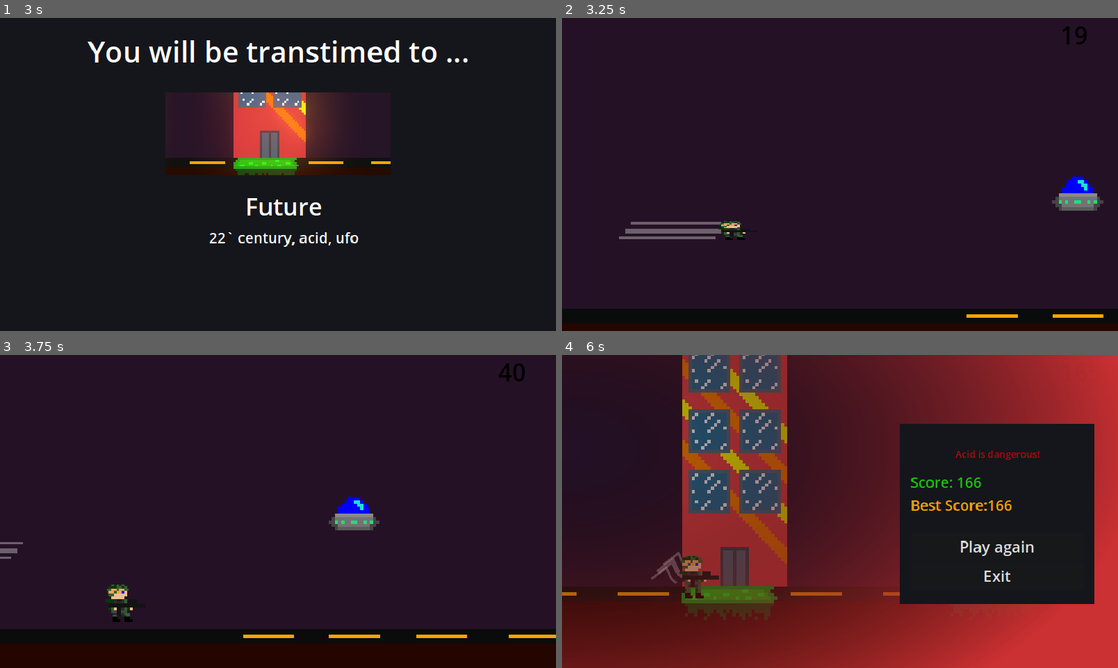
Above: before the commit, frames 1-4 (two rows, left to right).
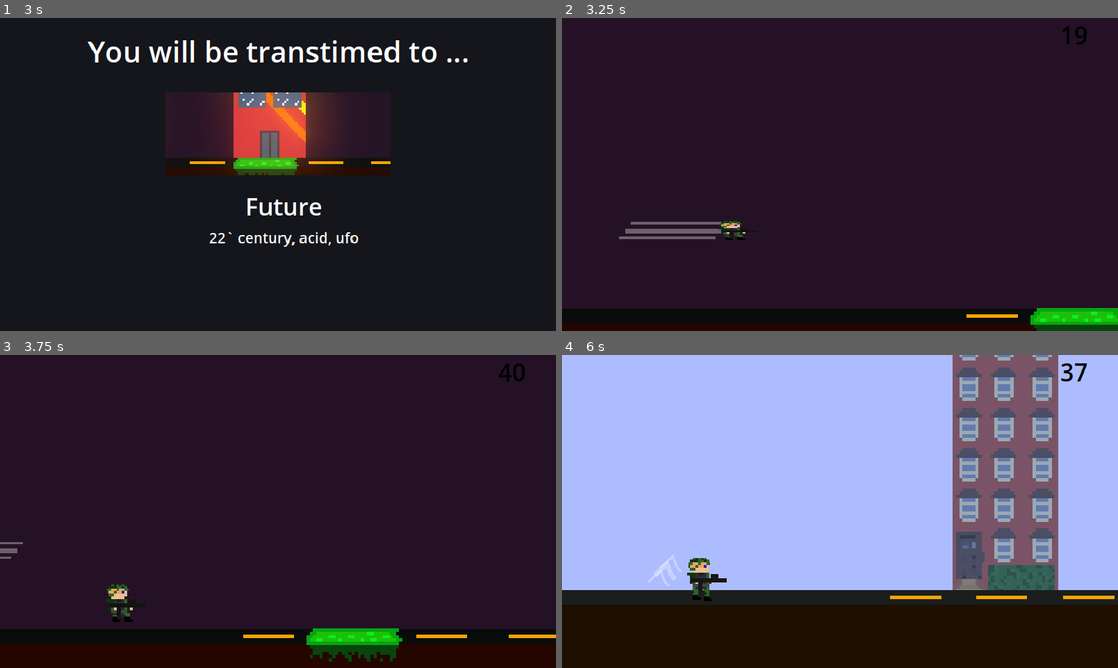
Above: after the commit, the same moments.

Repository: kir-55/Unstable
Game: Godot game, scene res://Scenes/age_travel_machine.tscn
The game is run twice, just before and just after one commit, with the same random seed, the same clock (stepped at 60 frames per second) and the same inputs. This scene is started directly instead of the project's main scene.
Inputs (mouse positions are in pixels of both pictures, inside the frame that each line leads up to):
- Up to frame 1 (3 s): tap Enter at 0.5, 2 s; move the mouse to (400, 158) at 0.52 s; hold Space (up) 0.53-2.03 s; tap Shift (dash) at 0.6, 1.55, 2.1 s; move the mouse to (166, 190) at 1.27 s; tap S (bottom) at 1.35 s; move the mouse to (333, 105) at 2.02 s; tap Space (up) at 2.75 s; move the mouse to (250, 237) at 2.77 s; hold Space (up) from 2.78 s (still down); click (250, 237) at 2.85 s
- Up to frame 2 (3.25 s): keep holding Space (up); tap Shift (dash) at 3.05 s
- Up to frame 3 (3.75 s): keep holding Space (up); move the mouse to (444, 558) at 3.52 s; tap A (stop) at 3.6 s
- Up to frame 4 (6 s): tap Shift (dash) at 3.8, 4.35 s; move the mouse to (673, 464) at 4.27 s; release Space (up) at 4.28 s; tap Space (up) at 4.52 s; click (995, 545) at 5 s, where only the run after the commit has a clickable "Play again"; move the mouse to (867, 511) at 5.77 s; hold Space (up) from 5.78 s (still down); tap S (bottom) at 5.85 s

Frame 1 is identical in both runs. In frame 2, 1.8% of the frame differs, in the area x 84-100%, y 50-100%; in frame 3, 2.1%; in frame 4, 98%, in the area x 0-100%, y 0-100%.

Commit message:
some tweaks

Diff:
--- /dev/null
+++ b/Decorations/Future/house.tres
@@ -0,0 +1,16 @@
+[gd_resource type="Resource" script_class="Decoration" load_steps=3 format=3 uid="uid://c5yelpxafnl1j"]
+
+[ext_resource type="Script" path="res://Scripts/decoration.gd" id="1_3gxi1"]
+[ext_resource type="PackedScene" uid="uid://dm85340u4k466" path="res://Scenes/house_cyberpunk.tscn" id="1_exu4y"]
+
+[resource]
+script = ExtResource("1_3gxi1")
+prefab = ExtResource("1_exu4y")
+spawn_on_center = true
+initial_chance = 100
+chance_to_spawn = 80.0
+chance_multiplyer = 1
+type = 3
+incompatible_with_types = Array[int]([])
+min_scale = 0.0
+max_scale = 0.0
--- /dev/null
+++ b/Decorations/Future/ufo.tres
@@ -0,0 +1,16 @@
+[gd_resource type="Resource" script_class="Decoration" load_steps=3 format=3 uid="uid://dpvkb0rwmnqll"]
+
+[ext_resource type="Script" path="res://Scripts/decoration.gd" id="1_d47c1"]
+[ext_resource type="PackedScene" uid="uid://kxq0jo51lwl4" path="res://Scenes/ufo.tscn" id="1_tsoia"]
+
+[resource]
+script = ExtResource("1_d47c1")
+prefab = ExtResource("1_tsoia")
+spawn_on_center = false
+initial_chance = 100
+chance_to_spawn = 40.0
+chance_multiplyer = 1
+type = 0
+incompatible_with_types = Array[int]([])
+min_scale = 0.0
+max_scale = 0.0
--- /dev/null
+++ b/Decorations/Medieval/hay_wall.tres
@@ -0,0 +1,16 @@
+[gd_resource type="Resource" script_class="Decoration" load_steps=3 format=3 uid="uid://cmqkkb8e7eb51"]
+
+[ext_resource type="PackedScene" uid="uid://q0a03p4jso3a" path="res://Scenes/house_medieval.tscn" id="1_o847y"]
+[ext_resource type="Script" path="res://Scripts/decoration.gd" id="1_oek3n"]
+
+[resource]
+script = ExtResource("1_oek3n")
+prefab = ExtResource("1_o847y")
+spawn_on_center = true
+initial_chance = 100
+chance_to_spawn = 80.0
+chance_multiplyer = 1
+type = 3
+incompatible_with_types = Array[int]([])
+min_scale = 5.0
+max_scale = 6.0
--- /dev/null
+++ b/Decorations/Medieval/house.tres
@@ -0,0 +1,16 @@
+[gd_resource type="Resource" script_class="Decoration" load_steps=3 format=3 uid="uid://7c3qumhckc0x"]
+
+[ext_resource type="PackedScene" uid="uid://cj0n3ymjobgpv" path="res://Scenes/hay_wall.tscn" id="1_qanqw"]
+[ext_resource type="Script" path="res://Scripts/decoration.gd" id="2_in3e8"]
+
+[resource]
+script = ExtResource("2_in3e8")
+prefab = ExtResource("1_qanqw")
+spawn_on_center = false
+initial_chance = 100
+chance_to_spawn = 40.0
+chance_multiplyer = 1
+type = 1
+incompatible_with_types = Array[int]([])
+min_scale = 5.0
+max_scale = 6.0
--- a/Scenes/arrow.tscn
+++ b/Scenes/arrow.tscn
@@ -15,7 +15,8 @@
 texture = ExtResource("1_eopyy")
 offset = Vector2(-1.50029, -167.333)
 script = ExtResource("2_mb1na")
-arrow_max_speed = 600.0
+arrow_min_speed = 400.0
+arrow_max_speed = 1000.0
 
 [node name="Area2D" type="Area2D" parent="."]
 position = Vector2(0, -84)
--- a/Scenes/future.tscn
+++ b/Scenes/future.tscn
@@ -11,10 +11,8 @@
 [ext_resource type="Shader" uid="uid://v27jtucnjeeq" path="res://line.tres" id="6_38bwd"]
 [ext_resource type="Script" path="res://Scripts/decoration_spawner.gd" id="7_w4n6f"]
 [ext_resource type="Resource" uid="uid://cuqmq6v5i85qk" path="res://Decorations/Future/acid.tres" id="9_cgx32"]
-[ext_resource type="Script" path="res://Scripts/decoration.gd" id="9_gysyr"]
-[ext_resource type="PackedScene" uid="uid://kxq0jo51lwl4" path="res://Scenes/ufo.tscn" id="10_hnv6w"]
-[ext_resource type="PackedScene" uid="uid://bgexcecl28dh0" path="res://Scenes/house2_cyberpunk.tscn" id="12_gx2ua"]
-[ext_resource type="PackedScene" uid="uid://dm85340u4k466" path="res://Scenes/house1_cyberpunk.tscn" id="13_vpbf7"]
+[ext_resource type="Resource" uid="uid://dpvkb0rwmnqll" path="res://Decorations/Future/ufo.tres" id="11_f7px4"]
+[ext_resource type="Resource" uid="uid://c5yelpxafnl1j" path="res://Decorations/Future/house.tres" id="13_pikp5"]
 [ext_resource type="Resource" uid="uid://1n4aegfhapd" path="res://Decorations/City/road_line.tres" id="14_t2yep"]
 [ext_resource type="Script" path="res://Scripts/go_to_transition.gd" id="15_0fvja"]
 
@@ -34,42 +32,6 @@
 shader_parameter/XShiftAmplitude = null
 shader_parameter/MinLineThikness = Vector2(0, 300)
 shader_parameter/MaxThikness = 3000.0
-
-[sub_resource type="Resource" id="Resource_g4ddf"]
-script = ExtResource("9_gysyr")
-prefab = ExtResource("10_hnv6w")
-spawn_on_center = true
-initial_chance = 100
-chance_to_spawn = 50.0
-chance_multiplyer = 1
-type = 1
-incompatible_with_types = Array[int]([])
-min_scale = 0.0
-max_scale = 0.0
-
-[sub_resource type="Resource" id="Resource_px5pj"]
-script = ExtResource("9_gysyr")
-prefab = ExtResource("12_gx2ua")
-spawn_on_center = true
-initial_chance = 100
-chance_to_spawn = 33.0
-chance_multiplyer = 1
-type = 1
-incompatible_with_types = Array[int]([])
-min_scale = 0.0
-max_scale = 0.0
-
-[sub_resource type="Resource" id="Resource_blmxp"]
-script = ExtResource("9_gysyr")
-prefab = ExtResource("13_vpbf7")
-spawn_on_center = true
-initial_chance = 100
-chance_to_spawn = 10.0
-chance_multiplyer = 1
-type = 1
-incompatible_with_types = Array[int]([])
-min_scale = 0.0
-max_scale = 0.0
 
 [node name="Future" type="Node2D"]
 
@@ -163,10 +125,10 @@
 player = NodePath("../../Player")
 line = NodePath("../GroundLine")
 terrain_generator = NodePath("..")
-decorations = Array[ExtResource("9_gysyr")]([ExtResource("9_cgx32"), SubResource("Resource_g4ddf"), SubResource("Resource_px5pj"), SubResource("Resource_blmxp"), ExtResource("14_t2yep")])
+decorations = Array[Resource("res://Scripts/decoration.gd")]([ExtResource("11_f7px4"), ExtResource("14_t2yep"), ExtResource("13_pikp5"), ExtResource("9_cgx32")])
 
 [node name="Timer" type="Timer" parent="." node_paths=PackedStringArray("player")]
-wait_time = 4096.0
+wait_time = 10.0
 autostart = true
 script = ExtResource("15_0fvja")
 player = NodePath("../Player")
--- a/Scenes/grass2.tscn
+++ /dev/null
@@ -1,9 +0,0 @@
-[gd_scene format=3 uid="uid://dvic1wiwcsied"]
-
-[node name="Grasss" type="Sprite2D"]
-modulate = Color(0.466667, 0.454902, 0.231373, 1)
-z_index = 1
-z_as_relative = false
-position = Vector2(-1, 1)
-scale = Vector2(0.163788, 0.131998)
-offset = Vector2(4.26179, -69.0966)
--- a/Scenes/grasss.tscn
+++ /dev/null
@@ -1,9 +0,0 @@
-[gd_scene format=3 uid="uid://dou4shwlwq4ya"]
-
-[node name="Grasss" type="Sprite2D"]
-modulate = Color(0.466667, 0.454902, 0.231373, 1)
-z_index = 1
-z_as_relative = false
-position = Vector2(0, -17)
-scale = Vector2(0.36, 0.319036)
-offset = Vector2(1.48401, -12.6766)
--- a/Scenes/wall_city.tscn
+++ b/Scenes/hay_wall.tscn
@@ -1,40 +1,40 @@
 [gd_scene load_steps=6 format=3 uid="uid://cj0n3ymjobgpv"]
 
-[ext_resource type="Texture2D" uid="uid://dakyyk5dh86ig" path="res://Textures/Decorations/hay_bale.png" id="3_5m6lc"]
-[ext_resource type="Script" path="res://Scripts/health_system.gd" id="3_7qnbl"]
-[ext_resource type="Script" path="res://Scripts/deadly_area.gd" id="3_n2k0q"]
-[ext_resource type="PackedScene" uid="uid://c6jkxex0pqycv" path="res://Music/wybuch.tscn" id="4_ulcr0"]
+[ext_resource type="Script" path="res://Scripts/health_system.gd" id="1_yl2mc"]
+[ext_resource type="PackedScene" uid="uid://c6jkxex0pqycv" path="res://Music/wybuch.tscn" id="2_hwdiv"]
+[ext_resource type="Texture2D" uid="uid://dakyyk5dh86ig" path="res://Textures/Decorations/hay_bale.png" id="3_jumt4"]
+[ext_resource type="Script" path="res://Scripts/deadly_area.gd" id="4_h2fi8"]
 
 [sub_resource type="RectangleShape2D" id="RectangleShape2D_i3ok3"]
 size = Vector2(27.2569, 12.5611)
 
-[node name="Wall City" type="Sprite2D"]
+[node name="Hay Wall" type="Sprite2D"]
 z_index = 3
 position = Vector2(9, -11)
 offset = Vector2(-9.02312, 2.99897)
 
 [node name="HealthSystem" type="Node" parent="."]
-script = ExtResource("3_7qnbl")
-audio = ExtResource("4_ulcr0")
+script = ExtResource("1_yl2mc")
+audio = ExtResource("2_hwdiv")
 
 [node name="hay_bale1" type="Sprite2D" parent="."]
 position = Vector2(-2.88508, -4.9733)
-texture = ExtResource("3_5m6lc")
+texture = ExtResource("3_jumt4")
 offset = Vector2(-5.11492, -10.9657)
 
 [node name="hay_bale2" type="Sprite2D" parent="."]
 position = Vector2(-2.88508, -4.9733)
-texture = ExtResource("3_5m6lc")
+texture = ExtResource("3_jumt4")
 offset = Vector2(-4.86199, 4.82939)
 
 [node name="hay_bale3" type="Sprite2D" parent="."]
 position = Vector2(-2.88508, -4.9733)
-texture = ExtResource("3_5m6lc")
+texture = ExtResource("3_jumt4")
 offset = Vector2(-5.11492, -27.0267)
 
 [node name="hay_bale4" type="Sprite2D" parent="."]
 position = Vector2(-2.88508, -4.9733)
-texture = ExtResource("3_5m6lc")
+texture = ExtResource("3_jumt4")
 offset = Vector2(11, 5)
 
 [node name="Area2D" type="Area2D" parent="."]
--- a/Scenes/house1_cyberpunk.tscn
+++ /dev/null
@@ -1,11 +0,0 @@
-[gd_scene load_steps=2 format=3 uid="uid://dm85340u4k466"]
-
-[ext_resource type="Texture2D" uid="uid://cf4nuq84o1vlw" path="res://Textures/Decorations/cyber1.png" id="1_o21dk"]
-
-[node name="House 1 City" type="Sprite2D"]
-self_modulate = Color(1, 1, 1, 0.8)
-z_index = -2
-position = Vector2(2, 2)
-scale = Vector2(6, 6)
-texture = ExtResource("1_o21dk")
-offset = Vector2(0.166381, -43.8333)
--- a/Scenes/house1_med.tscn
+++ /dev/null
@@ -1,10 +0,0 @@
-[gd_scene load_steps=2 format=3 uid="uid://q0a03p4jso3a"]
-
-[ext_resource type="Texture2D" uid="uid://dg22ufli7gh5q" path="res://Textures/Decorations/sred1.png" id="1_xyxs7"]
-
-[node name="House1Med" type="Sprite2D"]
-z_index = -2
-position = Vector2(-46, 45)
-scale = Vector2(6, 6)
-texture = ExtResource("1_xyxs7")
-offset = Vector2(8.16638, -51)
--- a/Scenes/house2_city.tscn
+++ /dev/null
@@ -1,11 +0,0 @@
-[gd_scene load_steps=2 format=3 uid="uid://ctv33xq3qkwrf"]
-
-[ext_resource type="Texture2D" uid="uid://83f86u5t53jv" path="res://Textures/Decorations/house2_city.png" id="1_5kfof"]
-
-[node name="House 2 City" type="Sprite2D"]
-self_modulate = Color(1, 1, 1, 0.8)
-z_index = -2
-position = Vector2(-1, -7)
-scale = Vector2(6, 6)
-texture = ExtResource("1_5kfof")
-offset = Vector2(0.16638, -42.3333)
--- a/Scenes/house2_cyberpunk.tscn
+++ /dev/null
@@ -1,11 +0,0 @@
-[gd_scene load_steps=2 format=3 uid="uid://bgexcecl28dh0"]
-
-[ext_resource type="Texture2D" uid="uid://bravuad5e8urb" path="res://Textures/Decorations/cyber2.png" id="1_qr5my"]
-
-[node name="House 2 City" type="Sprite2D"]
-self_modulate = Color(1, 1, 1, 0.8)
-z_index = -2
-position = Vector2(0, 4)
-scale = Vector2(6, 6)
-texture = ExtResource("1_qr5my")
-offset = Vector2(-0.000286326, -44.1667)
--- a/Scenes/house2_med.tscn
+++ /dev/null
@@ -1,10 +0,0 @@
-[gd_scene load_steps=2 format=3 uid="uid://b0ggstijougtq"]
-
-[ext_resource type="Texture2D" uid="uid://cchmcyr8wy8je" path="res://Textures/Decorations/sred2.png" id="1_7dks2"]
-
-[node name="House2Med" type="Sprite2D"]
-z_index = -2
-position = Vector2(9, 23)
-scale = Vector2(6, 6)
-texture = ExtResource("1_7dks2")
-offset = Vector2(0.49971, -61.0001)
--- a/Scenes/house3_city.tscn
+++ /dev/null
@@ -1,11 +0,0 @@
-[gd_scene load_steps=2 format=3 uid="uid://cpdxgkgikj8f6"]
-
-[ext_resource type="Texture2D" uid="uid://bemm227lwwow2" path="res://Textures/Decorations/house3_city.png" id="1_2tkks"]
-
-[node name="House 3 City" type="Sprite2D"]
-self_modulate = Color(1, 1, 1, 0.8)
-z_index = -2
-position = Vector2(-1, -5)
-scale = Vector2(6, 6)
-texture = ExtResource("1_2tkks")
-offset = Vector2(-0.166952, -42.6667)
--- a/Scenes/house3_med.tscn
+++ /dev/null
@@ -1,10 +0,0 @@
-[gd_scene load_steps=2 format=3 uid="uid://bhld3hgqh3vsh"]
-
-[ext_resource type="Texture2D" uid="uid://cw6o325yr4ekd" path="res://Textures/Decorations/sred3.png" id="1_7jv7q"]
-
-[node name="House3Med" type="Sprite2D"]
-z_index = -2
-position = Vector2(0, -15)
-scale = Vector2(6, 6)
-texture = ExtResource("1_7jv7q")
-offset = Vector2(0.49971, -61.1667)
--- /dev/null
+++ b/Scenes/house_cyberpunk.tscn
@@ -0,0 +1,15 @@
+[gd_scene load_steps=4 format=3 uid="uid://dm85340u4k466"]
+
+[ext_resource type="Texture2D" uid="uid://cf4nuq84o1vlw" path="res://Textures/Decorations/cyber1.png" id="1_kl4vu"]
+[ext_resource type="Script" path="res://Scripts/visual_variations.gd" id="2_35gdf"]
+[ext_resource type="Texture2D" uid="uid://bravuad5e8urb" path="res://Textures/Decorations/cyber2.png" id="3_r3qyu"]
+
+[node name="House Future" type="Sprite2D"]
+self_modulate = Color(1, 1, 1, 0.643137)
+z_index = -2
+position = Vector2(2, 2)
+scale = Vector2(6, 6)
+texture = ExtResource("1_kl4vu")
+offset = Vector2(0.166381, -43.8333)
+script = ExtResource("2_35gdf")
+visual_variations = Array[Texture2D]([ExtResource("1_kl4vu"), ExtResource("3_r3qyu"), null])
--- /dev/null
+++ b/Scenes/house_medieval.tscn
@@ -0,0 +1,15 @@
+[gd_scene load_steps=5 format=3 uid="uid://q0a03p4jso3a"]
+
+[ext_resource type="Texture2D" uid="uid://dg22ufli7gh5q" path="res://Textures/Decorations/sred1.png" id="1_4b2fw"]
+[ext_resource type="Script" path="res://Scripts/visual_variations.gd" id="2_y4o01"]
+[ext_resource type="Texture2D" uid="uid://cchmcyr8wy8je" path="res://Textures/Decorations/sred2.png" id="3_gd6mh"]
+[ext_resource type="Texture2D" uid="uid://cw6o325yr4ekd" path="res://Textures/Decorations/sred3.png" id="4_n5ori"]
+
+[node name="House1Med" type="Sprite2D"]
+z_index = -2
+position = Vector2(-46, 45)
+scale = Vector2(6, 6)
+texture = ExtResource("1_4b2fw")
+offset = Vector2(8.16638, -51)
+script = ExtResource("2_y4o01")
+visual_variations = Array[Texture2D]([ExtResource("1_4b2fw"), ExtResource("3_gd6mh"), ExtResource("4_n5ori")])
--- a/Scenes/medieval.tscn
+++ b/Scenes/medieval.tscn
@@ -9,12 +9,8 @@
 [ext_resource type="Script" path="res://Scripts/sloper.gd" id="5_7wuvf"]
 [ext_resource type="Shader" uid="uid://v27jtucnjeeq" path="res://line.tres" id="6_51kem"]
 [ext_resource type="Script" path="res://Scripts/decoration_spawner.gd" id="7_iju3l"]
-[ext_resource type="PackedScene" uid="uid://cj0n3ymjobgpv" path="res://Scenes/wall_city.tscn" id="8_fw0p8"]
-[ext_resource type="Script" path="res://Scripts/decoration.gd" id="9_y0pu7"]
-[ext_resource type="PackedScene" uid="uid://dlhbq1n76mmo0" path="res://Scenes/arrow.tscn" id="10_dewq8"]
-[ext_resource type="PackedScene" uid="uid://q0a03p4jso3a" path="res://Scenes/house1_med.tscn" id="11_dlmlf"]
-[ext_resource type="PackedScene" uid="uid://b0ggstijougtq" path="res://Scenes/house2_med.tscn" id="12_q670x"]
-[ext_resource type="PackedScene" uid="uid://bhld3hgqh3vsh" path="res://Scenes/house3_med.tscn" id="13_kqulp"]
+[ext_resource type="Resource" uid="uid://cmqkkb8e7eb51" path="res://Decorations/Medieval/hay_wall.tres" id="11_c3wp4"]
+[ext_resource type="Resource" uid="uid://7c3qumhckc0x" path="res://Decorations/Medieval/house.tres" id="12_31b5n"]
 [ext_resource type="Script" path="res://Scripts/go_to_transition.gd" id="15_6lo3x"]
 [ext_resource type="AudioStream" uid="uid://b4mjxnd6d0142" path="res://Music/gra sre4.mp3" id="16_tef5v"]
 
@@ -23,66 +19,6 @@
 shader_parameter/XShiftAmplitude = null
 shader_parameter/MinLineThikness = Vector2(0, 300)
 shader_parameter/MaxThikness = 3000.0
-
-[sub_resource type="Resource" id="Resource_7ld4r"]
-script = ExtResource("9_y0pu7")
-prefab = ExtResource("8_fw0p8")
-spawn_on_center = true
-initial_chance = 100
-chance_to_spawn = 32.0
-chance_multiplyer = 1
-type = 1
-incompatible_with_types = Array[int]([])
-min_scale = 4.0
-max_scale = 5.0
-
-[sub_resource type="Resource" id="Resource_qyi53"]
-script = ExtResource("9_y0pu7")
-prefab = ExtResource("10_dewq8")
-spawn_on_center = true
-initial_chance = 100
-chance_to_spawn = 30.0
-chance_multiplyer = 2
-type = 1
-incompatible_with_types = Array[int]([])
-min_scale = 0.0
-max_scale = 0.0
-
-[sub_resource type="Resource" id="Resource_44b66"]
-script = ExtResource("9_y0pu7")
-prefab = ExtResource("11_dlmlf")
-spawn_on_center = true
-initial_chance = 100
-chance_to_spawn = 10.0
-chance_multiplyer = 1
-type = 1
-incompatible_with_types = Array[int]([])
-min_scale = 0.0
-max_scale = 0.0
-
-[sub_resource type="Resource" id="Resource_tbkt1"]
-script = ExtResource("9_y0pu7")
-prefab = ExtResource("12_q670x")
-spawn_on_center = true
-initial_chance = 100
-chance_to_spawn = 10.0
-chance_multiplyer = 1
-type = 1
-incompatible_with_types = Array[int]([])
-min_scale = 0.0
-max_scale = 0.0
-
-[sub_resource type="Resource" id="Resource_eppxr"]
-script = ExtResource("9_y0pu7")
-prefab = ExtResource("13_kqulp")
-spawn_on_center = false
-initial_chance = 100
-chance_to_spawn = 10.0
-chance_multiplyer = 1
-type = 1
-incompatible_with_types = Array[int]([])
-min_scale = 0.0
-max_scale = 0.0
 
 [node name="Medieval" type="Node2D"]
 
@@ -174,7 +110,7 @@
 line = NodePath("../GroundLine")
 terrain_generator = NodePath("..")
 spawn_from = 3
-decorations = Array[ExtResource("9_y0pu7")]([SubResource("Resource_7ld4r"), SubResource("Resource_qyi53"), SubResource("Resource_44b66"), SubResource("Resource_tbkt1"), SubResource("Resource_eppxr")])
+decorations = Array[Resource("res://Scripts/decoration.gd")]([ExtResource("11_c3wp4"), ExtResource("12_31b5n")])
 
 [node name="Line2D" type="Line2D" parent="."]
 
--- a/Scenes/normal_house.tscn
+++ /dev/null
@@ -1,9 +0,0 @@
-[gd_scene format=3 uid="uid://ck3y4w6052w5e"]
-
-[node name="MainHouse" type="Sprite2D"]
-modulate = Color(0.435294, 0.34902, 0.219608, 1)
-z_index = -5
-z_as_relative = false
-position = Vector2(399, 382.395)
-scale = Vector2(0.486631, 0.823263)
-offset = Vector2(0, -118)
--- a/Scripts/Player.gd
+++ b/Scripts/Player.gd
@@ -129,7 +129,8 @@
 		animated_sprite.stop()
 
 func start_dash() -> void:
-	trail.remove_points()
+	if !is_jumping:
+		trail.remove_points()
 	scale.y = scale.y/2
 	# Start the dash by increasing the speed and setting timers
 	is_stopping = false
Not shown: 1 places in Scenes/future.tscn that only renumber resources
Not shown: 1 places in Scenes/hay_wall.tscn that only renumber resources
Not shown: 1 places in Scenes/medieval.tscn that only renumber resources
